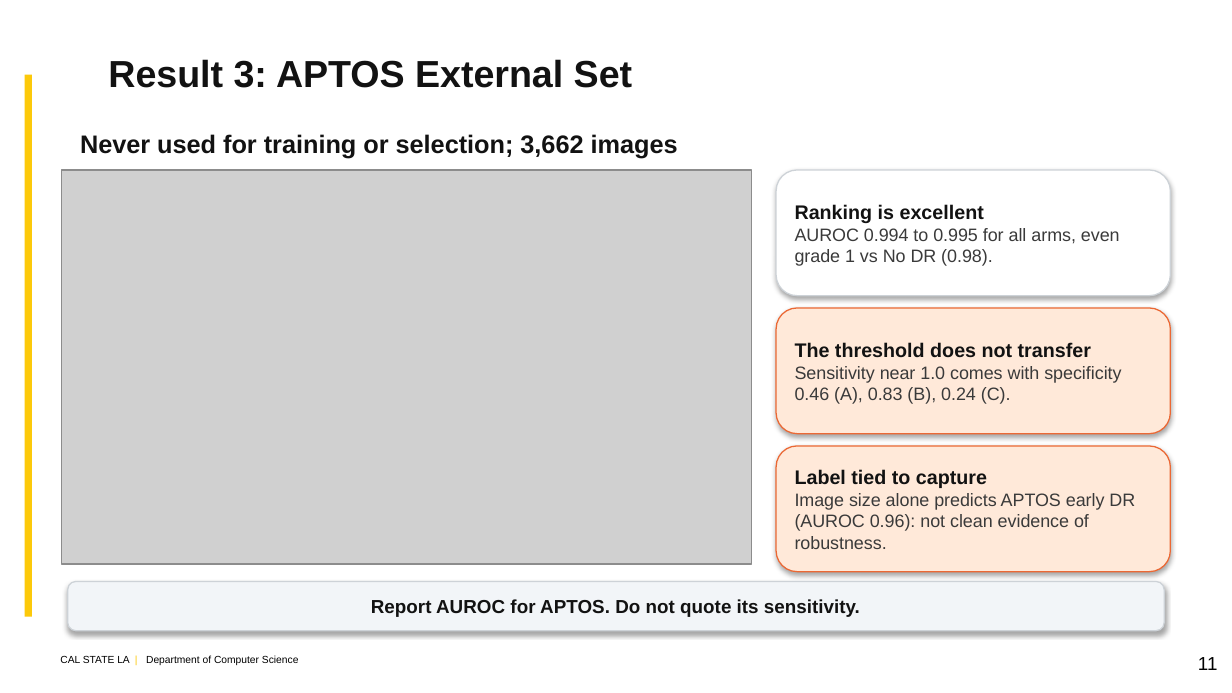
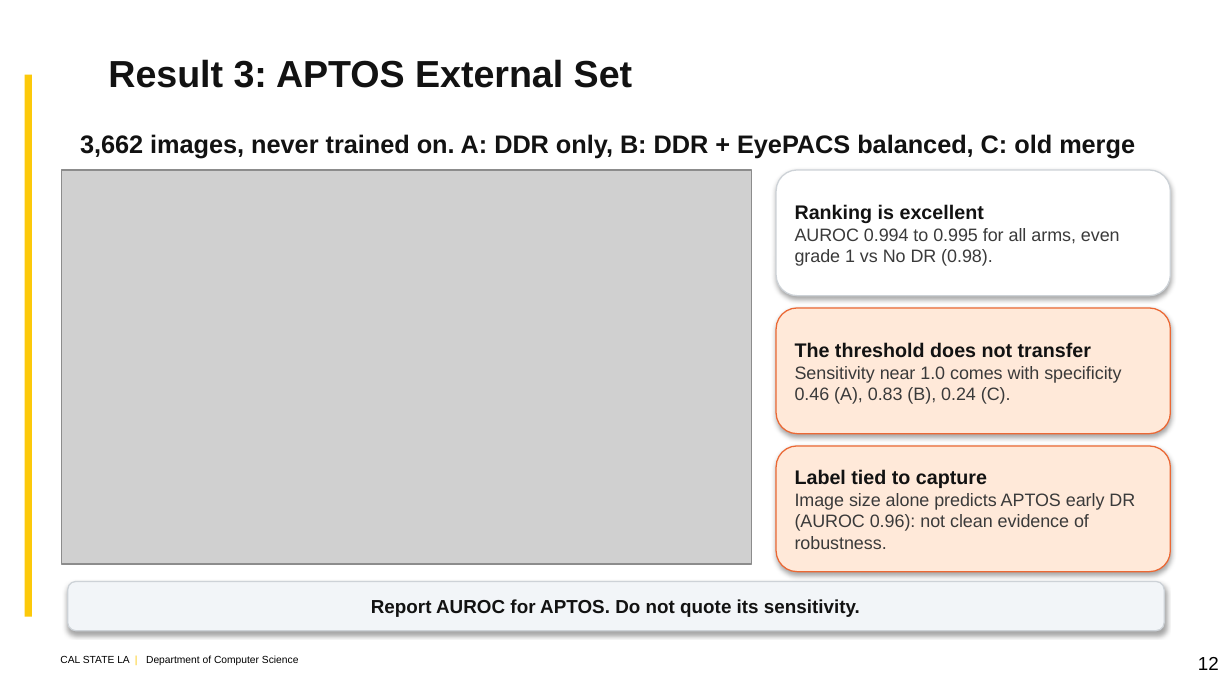
Before and after one commit to kazimab1/Early-DR, a slide deck: slide 12 of DR_Thesis_20min_v5.pptx (slide 11 before the commit). Drawn at 1232x693 pixels with LibreOffice and Linux fonts; fonts in the diff are those of the drawing; grey boxes stand for pictures; background and template pictures are left out. Boxes give left, top, right and bottom in pixels: in the first picture for what was removed or moved away, otherwise in the second. Text is boxed around its words. In the diff, an @@ line names an element or a change of style, - is before the commit and + after.

```diff
--- a/DR_Thesis_20min_v5.pptx
+++ b/DR_Thesis_20min_v5.pptx
@@ text at box(80, 134, 1135, 159): text changed @@
-Never used for training or selection; 3,662 images
+3,662 images, never trained on. A: DDR only, B: DDR + EyePACS balanced, C: old merge
@@ text at box(1198, 657, 1219, 670): text changed @@
-11
+12
```
Also in this commit, not shown: 15 other slides changed, 1 slide added, 8 other files.
